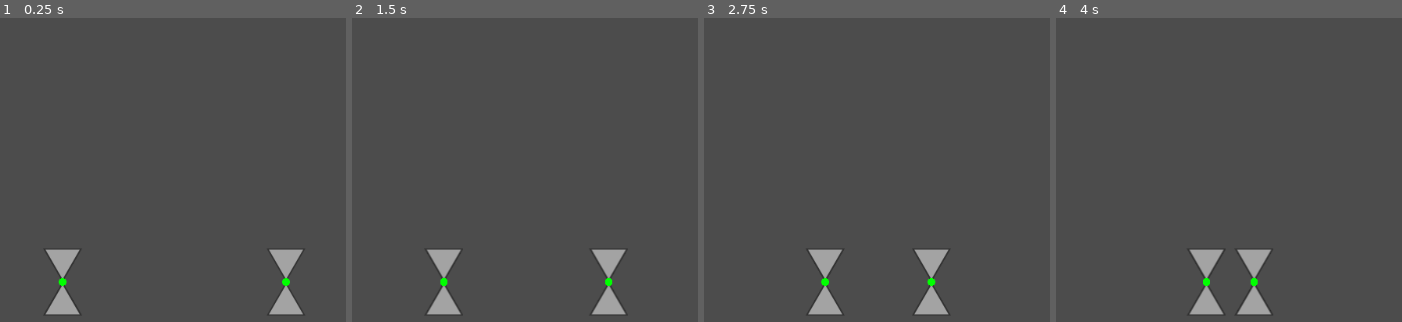
Above: before the commit, frames 1-4 (left to right).
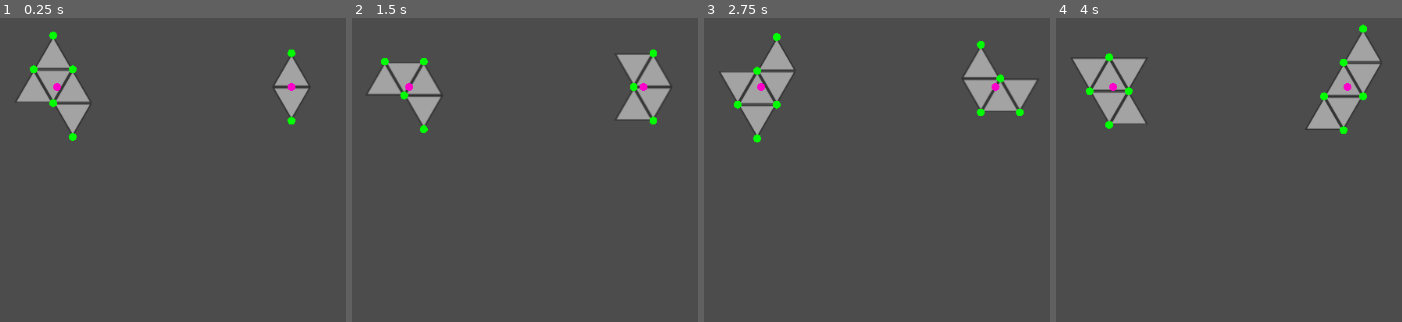
Above: after the commit, the same moments.

Repository: tristaaan/AsteroidGame
Game: Godot game, scene res://Gameplay.tscn
Same seed, same stepped clock (60 frames per second), same inputs: the game is played once before the commit and once after it.
Inputs:
- Up to frame 1 (0.25 s): no input
- Up to frame 2 (1.5 s): tap Enter (ui_accept) at 0.5, 1.35 s; hold Enter (ui_accept) 0.53-1.28 s
- Up to frame 3 (2.75 s): tap Enter (ui_accept) at 1.52, 1.82 s; hold Enter (ui_accept) from 2.03 s (still down)
- Up to frame 4 (4 s): release Enter (ui_accept) at 2.78 s; tap Enter (ui_accept) at 2.85, 3.02, 3.32 s; hold Enter (ui_accept) from 3.53 s (still down)

The runs differ from the first frame. In frame 1, 5.9% of the frame differs, in the area x 4-90%, y 4-98%; in frame 2, 6.3%; in frame 3, 7.0%; in frame 4, 7.5%, in the area x 4-95%, y 1-98%.

Commit message:
asteroids looking more normal

Diff:
--- a/Asteroid.gd
+++ b/Asteroid.gd
@@ -6,6 +6,11 @@
 var grid = []
 var tris = []
 
+var reset = false
+var start_angle = 0
+var start_pos = Vector2(0, 0)
+var start_speed = Vector2(0, 0)
+var start_rot = 0
 
 enum {UP=0, RIGHT=1, DOWN=2, LEFT=3}
 
@@ -13,10 +18,16 @@
 func _ready():
 	$Triangle.hide()
 	$Triangle.disabled = true
+	$TriangleFlip.hide()
+	$TriangleFlip.disabled = true
 	init_grid()
 
 func _integrate_forces(state):
-	pass
+	if reset:
+		state.transform = Transform2D(start_angle, start_pos)
+		state.linear_velocity = start_speed
+		state.angular_velocity = start_rot
+		reset = false
 
 func _draw():
 	for t in tris:
@@ -99,24 +110,31 @@
 				var com = draw_triangle_at_centroid(i,j)
 				center_of_mass_sum += com
 				count += 1
+		print(grid[i])
 
-#	self.transform.origin = (center_of_mass_sum / count)
+	var center_of_mass = (center_of_mass_sum / count)
+	self.transform.origin = center_of_mass
+	self.position = Vector2.ZERO
+	for tri in tris:
+		tri.position -= center_of_mass
+		draw_circle(tri.position, 5.0, Color("#00ff00"))
+		tri.disabled = false
+		tri.show()
+		add_child(tri)
 	draw_circle(self.transform.origin, 5.0, Color("#ff00cc"))
-	for tri in tris:
-		tri.disabled = false
+#	self.transform.origin = Vector2(0,0)
 
 func draw_triangle_at_centroid(y,x):
 	var flip = (y % 2 == 0 and x % 2 == 1) || (y % 2 == 1 and x % 2 == 0)
 	var pX = x * 25
 	var pY = y * 25 * sqrt(3)
-	var tri = $Triangle.duplicate()
+	var tri
 	if flip:
-		tri.scale.y = -1
+		tri = $TriangleFlip.duplicate()
 		pY += 25 * sqrt(3)
-#	tri.transform.origin = Vector2(pX, pY)
-	tri.show()
-	add_child(tri)
-	draw_circle(tri.transform.origin, 5.0, Color("#00ff00"))
+	else:
+		tri = $Triangle.duplicate()
+	tri.position = Vector2(pX, pY)
 	tris.append(tri)
 
 	var ret
@@ -124,5 +142,4 @@
 		ret = Vector2(pX, pY - 25 * sqrt(3) + ((25 * sqrt(3)) / 2) - 5)
 	else:
 		ret = Vector2(pX, pY + (25 * sqrt(3)) / 2 + 5)
-#	draw_circle(ret, 5.0, Color("#ff0000"))
 	return ret
--- a/Asteroid.tscn
+++ b/Asteroid.tscn
@@ -8,9 +8,22 @@
 
 [node name="Triangle" type="CollisionPolygon2D" parent="."]
 polygon = PoolVector2Array( 0, 0, -24, 43, 24, 43 )
+disabled = true
 
 [node name="TriangleSprite" type="Sprite" parent="Triangle"]
 z_index = -1
 texture = ExtResource( 2 )
 centered = false
 offset = Vector2( -25, 0 )
+
+[node name="TriangleFlip" type="CollisionPolygon2D" parent="."]
+position = Vector2( 0, 43 )
+polygon = PoolVector2Array( 0, 0, -24, -43, 25, -43 )
+disabled = true
+
+[node name="TriangleSprite" type="Sprite" parent="TriangleFlip"]
+scale = Vector2( 1, -1 )
+z_index = -1
+texture = ExtResource( 2 )
+centered = false
+offset = Vector2( -25, 0 )
--- a/AsteroidFactory.gd
+++ b/AsteroidFactory.gd
@@ -8,11 +8,15 @@
 func spawn(spawn_global_position, velocity = null):
 	var instance = asteroid_scene.instance()
 	if velocity == null:
-		instance.apply_central_impulse(
+		instance.start_speed = Vector2(
 			rng.randf_range(-speed_bounds, speed_bounds),
 			rng.randf_range(-speed_bounds, speed_bounds)
 		)
 	else:
-		instance.apply_central_impulse(velocity)
+		instance.start_speed = velocity
+#	instance.start_rot = 1.0
+	instance.start_pos = spawn_global_position
 	instance.global_position = spawn_global_position
+	instance.transform.origin = spawn_global_position
 	add_child(instance)
+	instance.reset = true
--- a/Gameplay.gd
+++ b/Gameplay.gd
@@ -9,8 +9,8 @@
 func setup_asteroid_field():
 	var screen_size = self.get_viewport().get_visible_rect().size
 
-	spawn_asteroid_at(100, 500, Vector2(30.0, 0))
-	spawn_asteroid_at(400, 500, Vector2(-30.0, 0))
+	spawn_asteroid_at(100, 250, Vector2(0, 0))
+	spawn_asteroid_at(400, 250, Vector2(0.0, 0))
 
 func spawn_asteroid_at(x, y, velocity = null):
 	$AsteroidFactory.spawn(Vector2(x,y), velocity)
--- a/Gameplay.tscn
+++ b/Gameplay.tscn
@@ -6,5 +6,9 @@
 [node name="Gameplay" type="Node2D"]
 script = ExtResource( 1 )
 
+[node name="Camera2D" type="Camera2D" parent="."]
+anchor_mode = 0
+current = true
+
 [node name="AsteroidFactory" type="Node2D" parent="."]
 script = ExtResource( 2 )
